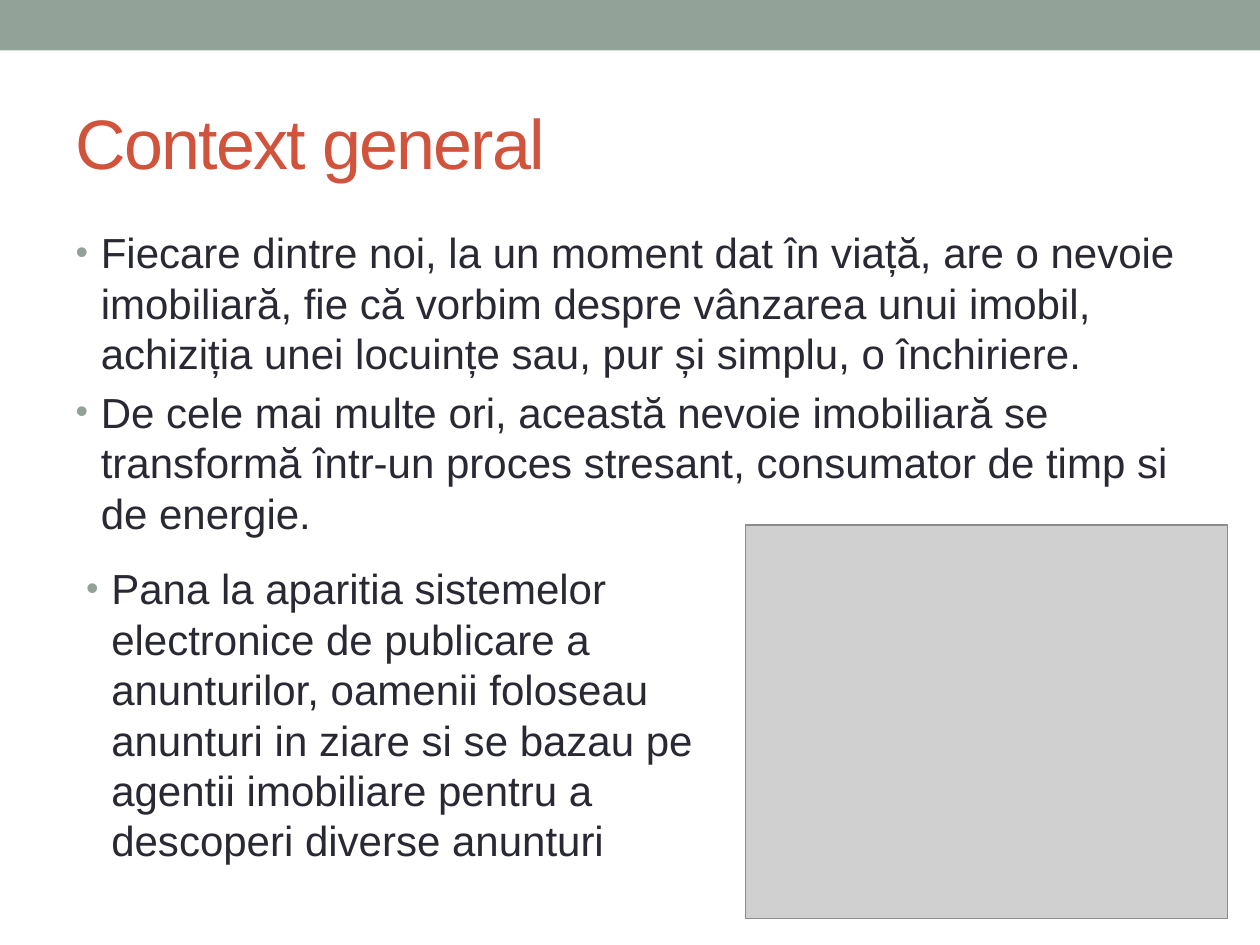
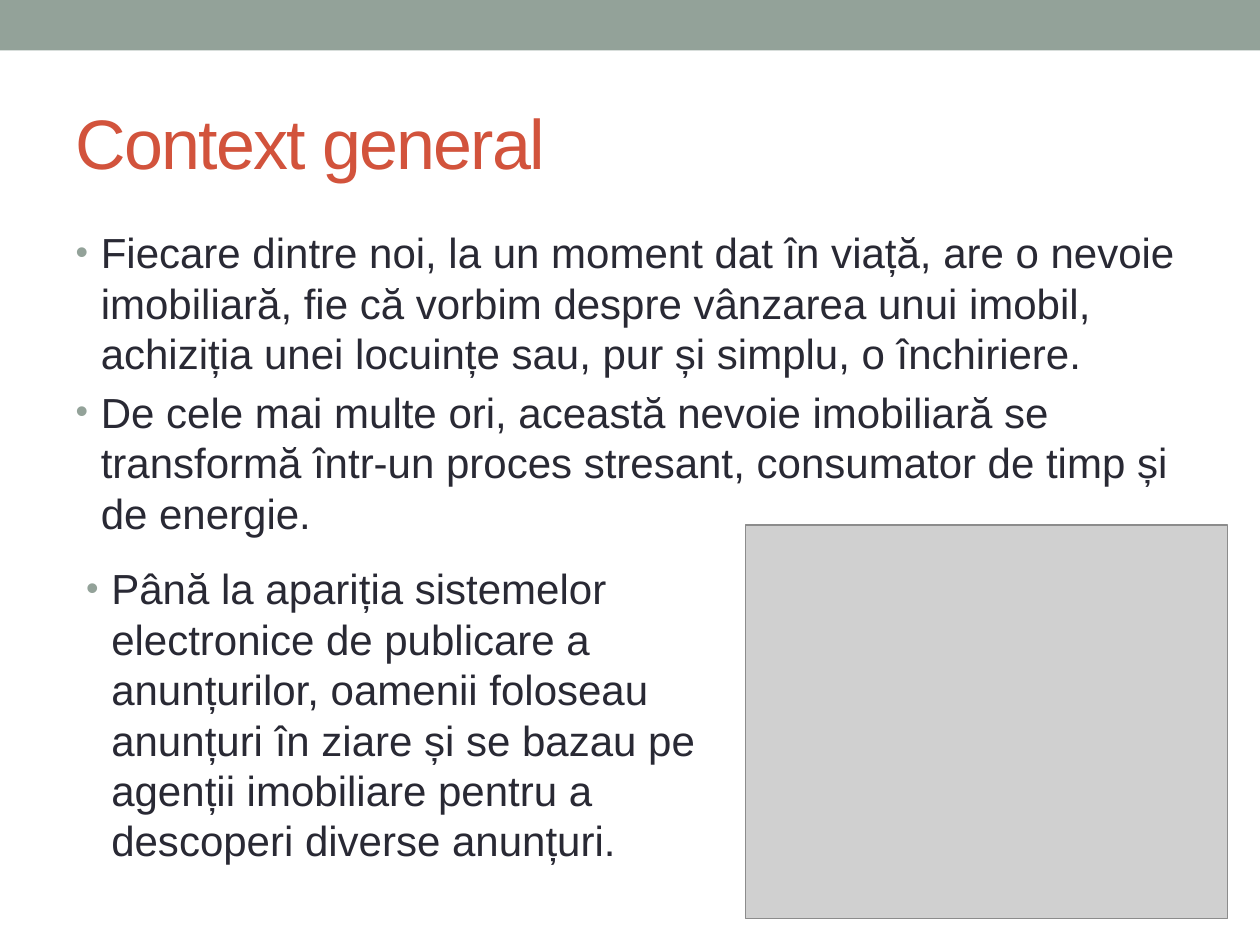
Before and after one commit to daiamarius/IoC-Proiect, a slide deck: slide 2 of Prezentare Imobiliare.pptx. Drawn at 1260x945 pixels with LibreOffice and Linux fonts; fonts in the diff are those of the drawing; grey boxes stand for pictures. Boxes give left, top, right and bottom in pixels: in the first picture for what was removed or moved away, otherwise in the second. Text is boxed around its words. In the diff, an @@ line names an element or a change of style, - is before the commit and + after.

```diff
--- a/Prezentare Imobiliare.pptx
+++ b/Prezentare Imobiliare.pptx
@@ text at [101,397,1167,537]: text changed @@
-• De cele mai multe ori, această nevoie imobiliară se transformă într-un proces stresant, consumator de timp si de energie.
+• De cele mai multe ori, această nevoie imobiliară se transformă într-un proces stresant, consumator de timp și de energie.
@@ text at [111,573,695,865]: text changed @@
-• Pana la aparitia sistemelor electronice de publicare a anunturilor, oamenii foloseau anunturi in ziare si se bazau pe agentii imobiliare pentru a descoperi diverse anunturi
+• Până la apariția sistemelor electronice de publicare a anunțurilor, oamenii foloseau anunțuri în ziare și se bazau pe agenții imobiliare pentru a descoperi diverse anunțuri.
```
Also in this commit, not shown: 9 other slides changed.
